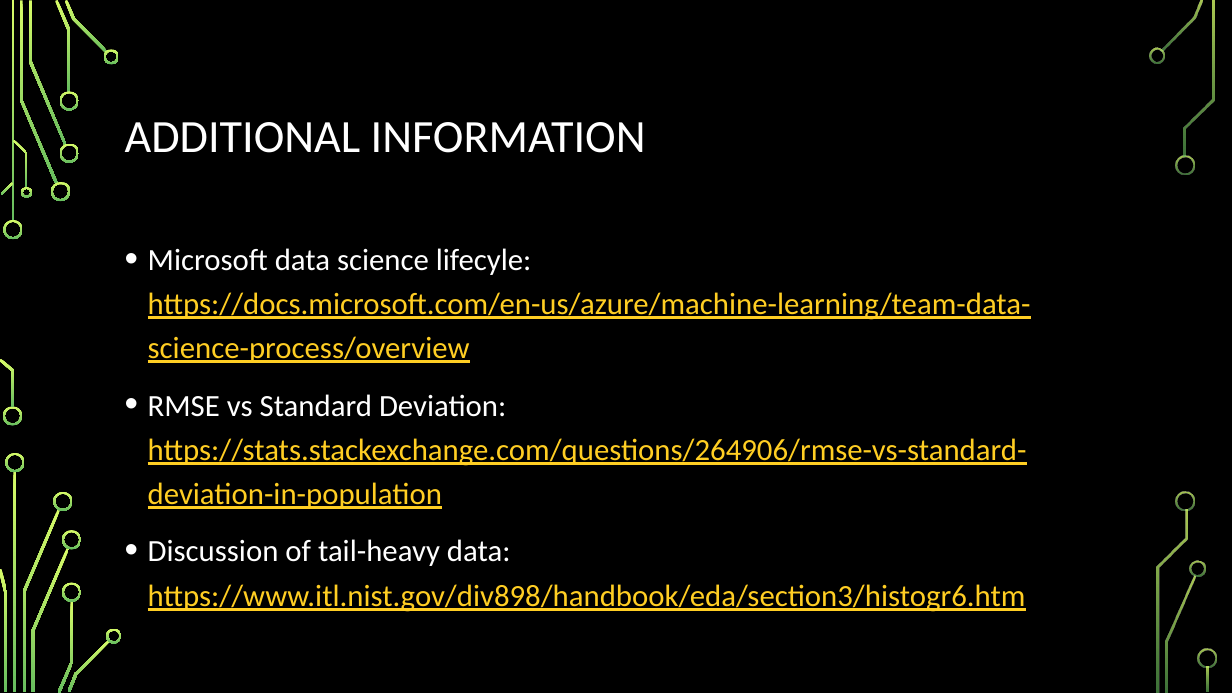
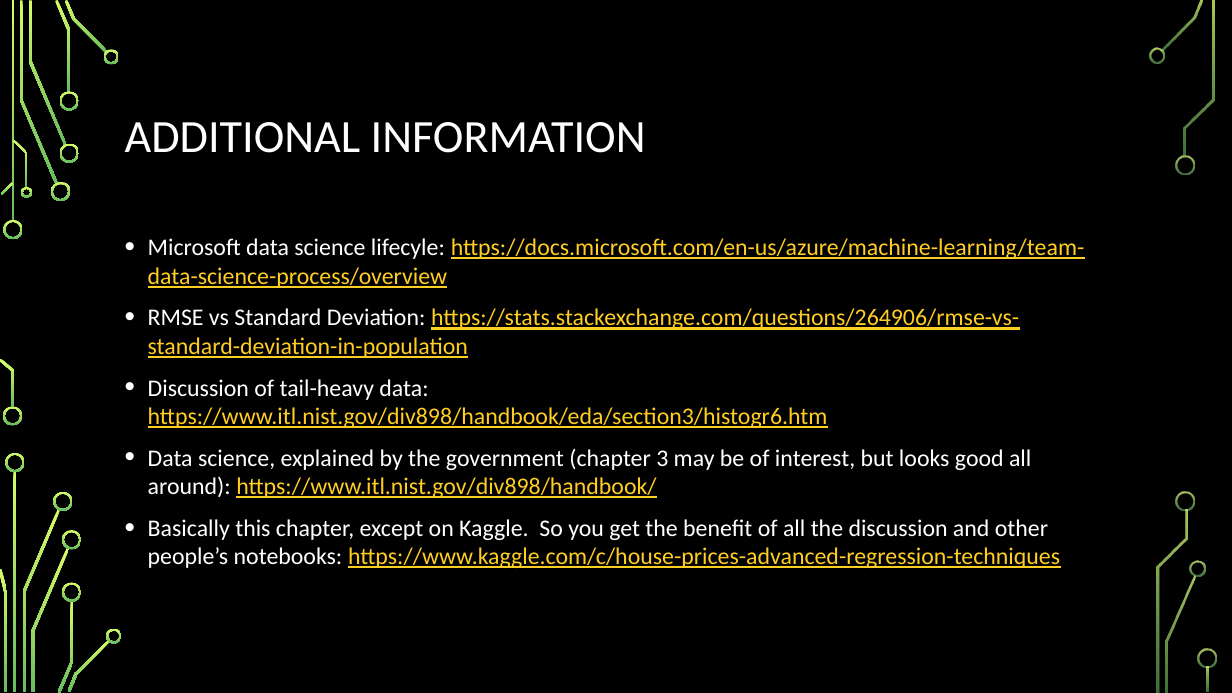
Before and after one commit to astidham2003/ml-study-group, a slide deck: slide 14 of chapter_2/Chapter 2.pptx. Drawn at 1232x693 pixels with LibreOffice and Linux fonts; fonts in the diff are those of the drawing; background and template pictures are left out. Boxes give left, top, right and bottom in pixels: in the first picture for what was removed or moved away, otherwise in the second. Text is boxed around its words. In the diff, an @@ line names an element or a change of style, - is before the commit and + after.

Commit message:
Added powerpoing additional information

```diff
--- a/chapter_2/Chapter 2.pptx
+++ b/chapter_2/Chapter 2.pptx
@@ text at bbox=[148, 238, 1085, 428]: size 24 to 18.6 pt in "Microsoft data science lifecyle: https://docs.microsoft.com/ ...", "RMSE vs Standard Deviation: https://stats.stackexchange.com/ ...", "Discussion of tail-heavy data: https://www.itl.nist.gov/div8 ..."; line spacing 1.2 to 1 @@
@@ text at bbox=[148, 448, 1060, 568]: paragraphs added @@
+• Data science, explained by the government (chapter 3 may be of interest, but looks good all around): https://www.itl.nist.gov/div898/handbook/
+• Basically this chapter, except on Kaggle. So you get the benefit of all the discussion and other people’s notebooks: https://www.kaggle.com/c/house-prices-advanced-regression-techniques
```
